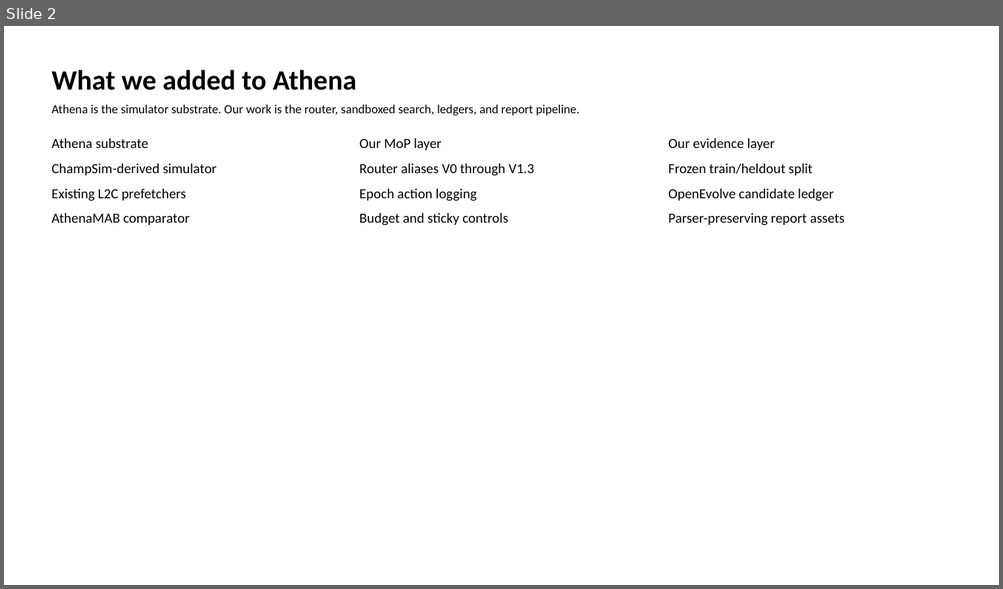
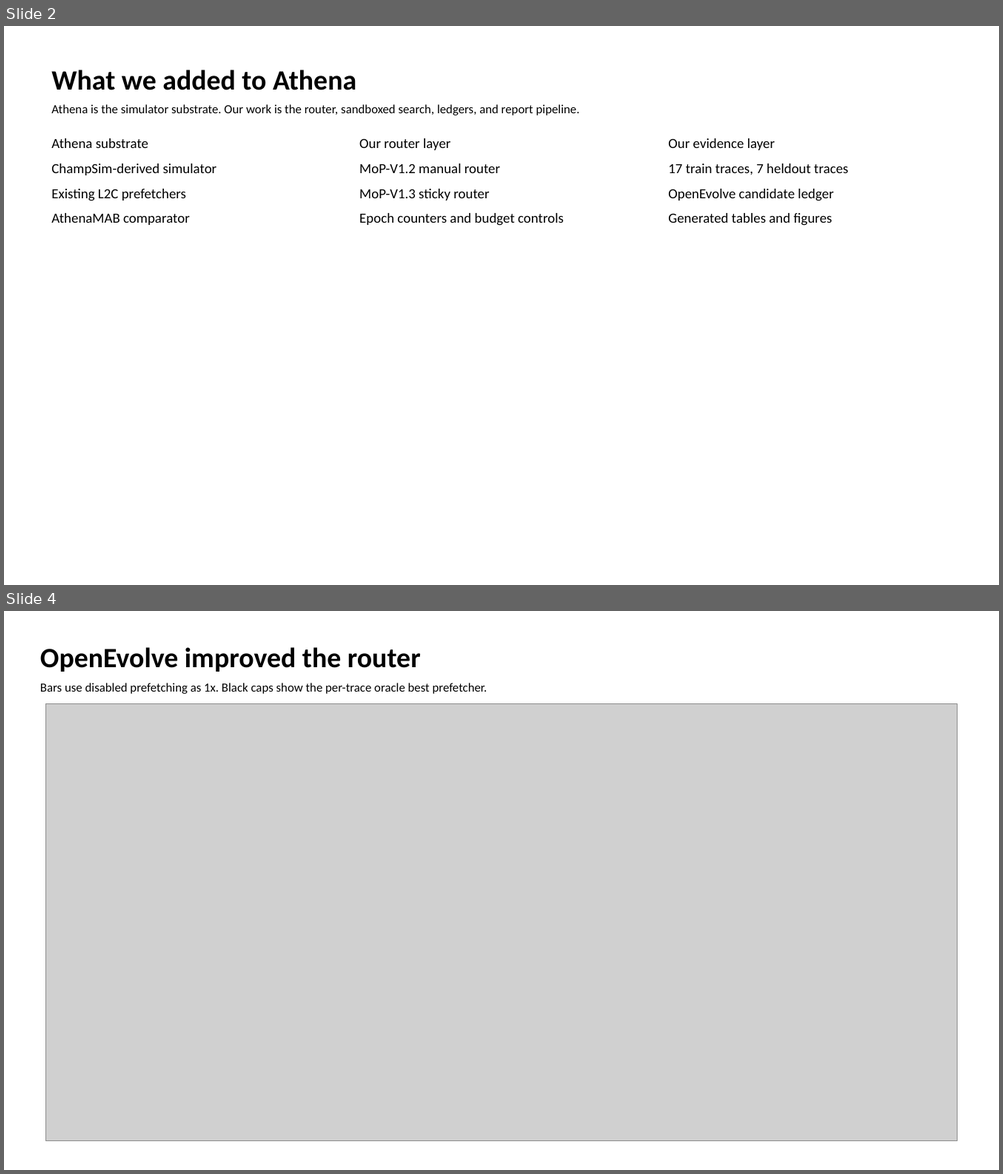
Before and after one commit to GithuBarry/Mixture-of-Prefetchers, a slide deck: slides/mop_stage2_final/output/output.pptx. Shown one above the other, each under a label of ours: slide 2 before the commit, slides 2 and 4 after it; the slides between them are not shown. The pictures are 1003x589 and 1003x1174 pixels, drawn with LibreOffice and Linux fonts; fonts in the diff are those of the drawing; grey boxes stand for pictures. Boxes give left, top, right and bottom in pixels: in the first picture for what was removed or moved away, otherwise in the second. Text is boxed around its words. In the diff, an @@ line names an element or a change of style, - is before the commit and + after.

Commit message:
Polish OpenEvolve report and visuals

```diff
--- a/slides/mop_stage2_final/output/output.pptx
+++ b/slides/mop_stage2_final/output/output.pptx
@@ slide 4 added at (4, 611, 999, 1170), background #FFFFFF @@
@@ text added at (40, 647, 421, 672), 40.5 pt, text #000000, bold @@
+OpenEvolve improved the router
@@ text added at (40, 683, 487, 694), 18 pt, text #000000 @@
+Bars use disabled prefetching as 1x. Black caps show the per-trace oracle best prefetcher.
@@ picture added at (45, 704, 957, 1142) @@
@@ slide 2 changed as well @@
@@ text at (359, 138, 450, 150): text changed @@
-Our MoP layer
+Our router layer
@@ text at (359, 164, 500, 173): text changed @@
-Router aliases V0 through V1.3
+MoP-V1.2 manual router
@@ text at (668, 164, 848, 175): text changed @@
-Frozen train/heldout split
+17 train traces, 7 heldout traces
@@ text at (359, 189, 489, 201): text changed @@
-Epoch action logging
+MoP-V1.3 sticky router
@@ text at (359, 213, 563, 226): text changed @@
-Budget and sticky controls
+Epoch counters and budget controls
@@ text at (668, 213, 832, 226): text changed @@
-Parser-preserving report assets
+Generated tables and figures
```
Also in this commit, not shown: 5 other slides changed, 1 other slide added, 2 slides removed, 23 other files.
